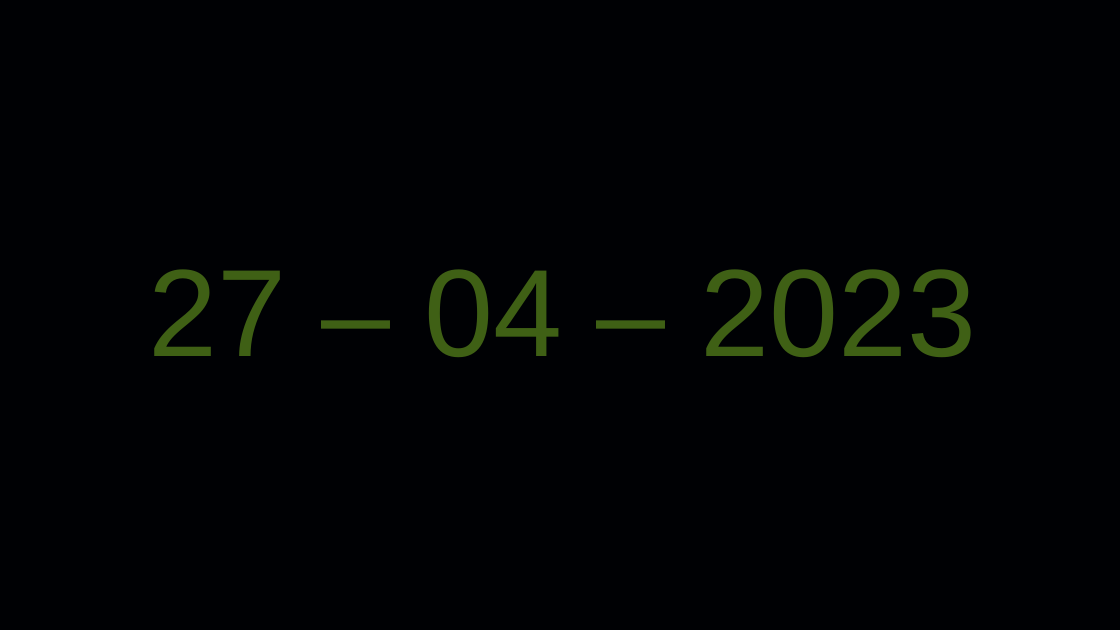
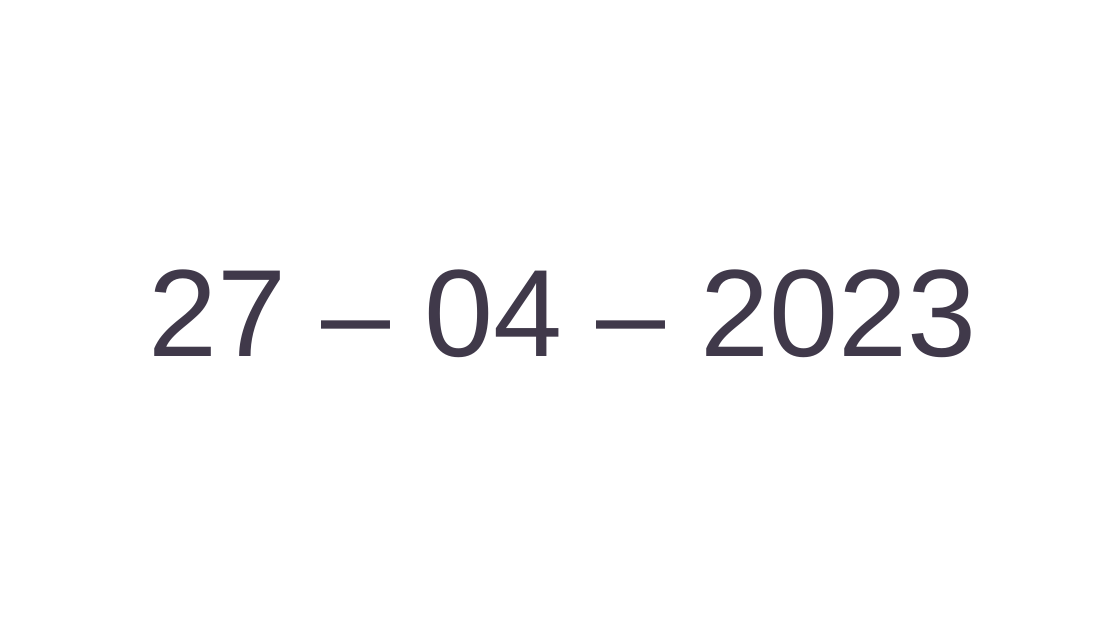
Before and after one commit to SamuelMatamoros/Automating-the-care-of-a-plant, a slide deck: slide 1 of Presentacion/Proeycto2eva.odp. Drawn at 1120x630 pixels with LibreOffice and Linux fonts; fonts in the diff are those of the drawing. Boxes give left, top, right and bottom in pixels: in the first picture for what was removed or moved away, otherwise in the second. Text is boxed around its words. In the diff, an @@ line names an element or a change of style, - is before the commit and + after.

```diff
--- a/Presentacion/Proeycto2eva.odp
+++ b/Presentacion/Proeycto2eva.odp
@@ background #000104 to #FFFFFF @@
@@ title "27 – 04 – 2023" at [149, 269, 976, 358]: text colour #3F6015 to #40394A @@
```
Also in this commit, not shown: 4 slides added, 2 slides removed, 1 other file.
